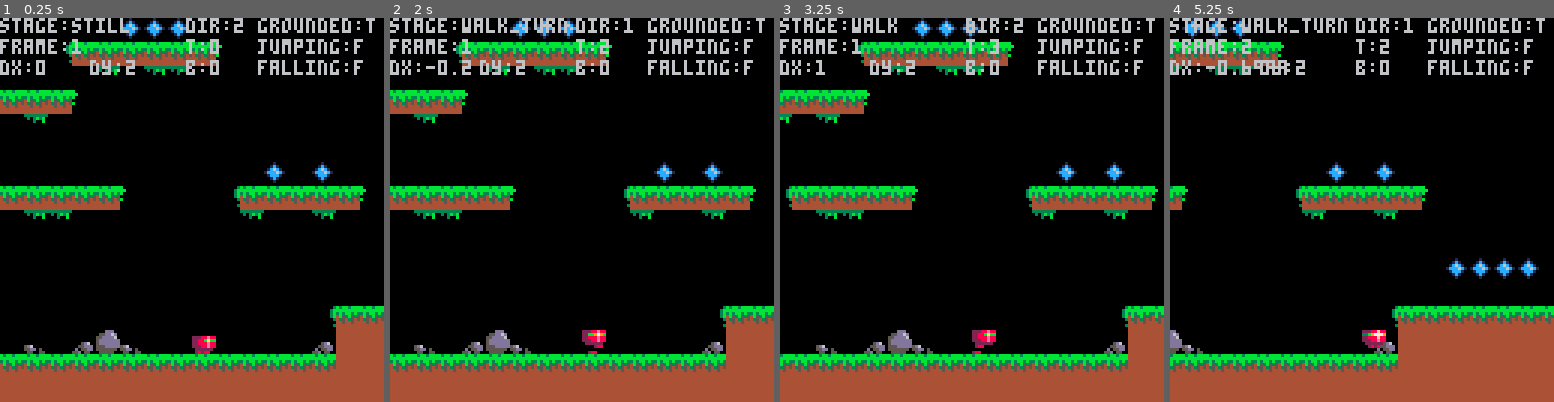
Above: before the commit, frames 1-4 (left to right).
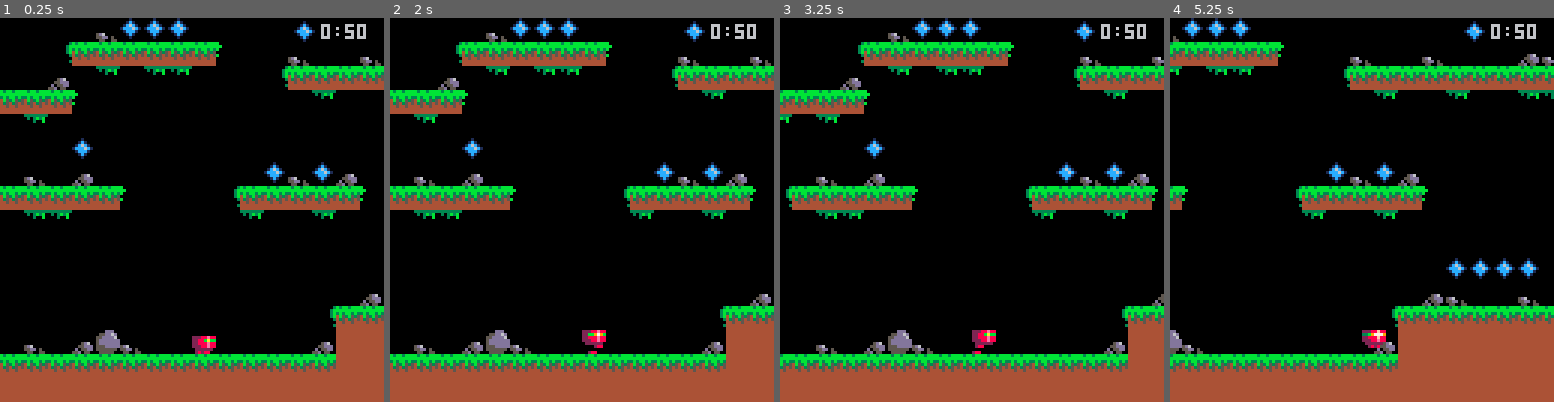
Above: after the commit, the same moments.

Repository: neilpopham/pico8
Game: PICO-8 cartridge tests/create_item.p8
The game is run twice, just before and just after one commit, with the same random seed, the same clock (stepped at 60 frames per second) and the same inputs.
Inputs:
- Up to frame 1 (0.25 s): no input
- Up to frame 2 (2 s): tap O (Z key) at 0.33, 0.7, 1.43 s; tap X (X key) at 1.07 s; hold Left from 1.97 s (still down)
- Up to frame 3 (3.25 s): tap X (X key) every 0.33 s from 2.07 to 3.07 s; tap O (Z key) at 2.22, 3.1 s; release Left at 2.37 s; hold Down 2.42-2.82 s; hold Right from 2.87 s (still down)
- Up to frame 4 (5.25 s): tap X (X key) every 0.33 s from 3.4 to 5.07 s; release Right at 3.53 s; hold Up 3.58-4.08 s; tap O (Z key) at 3.98, 4.87 s; hold Right 4.13-4.53 s; hold Down 4.58-5.08 s; hold Left from 5.13 s (still down)

The runs differ from the first frame. In frame 1, 6.1% of the frame differs, in the area x 0-100%, y 0-75%; in frame 2, 6.4%; in frame 3, 5.8%; in frame 4, 8.1%.

Commit message:
Finsihed map and gems

Diff:
--- a/tests/create_item.p8
+++ b/tests/create_item.p8
@@ -39,7 +39,8 @@
   grounded=false,
   jumping=false,
   sliding=false,
-  falling=false
+  falling=false,
+  invisible=false
  }
  i.anim={
   init=function(self,stage,face)
@@ -96,13 +97,13 @@
   self.is[state]=true
  end
  i.draw=function(self)
+  if self.is.invisible then return end
   sprite=self.animate(self)
   spr(sprite,self.x,self.y)
  end
  i.animate=function(self)
   local current=self.anim.current
   local stage=self.anim.stage[current.stage]
-  assert(stage~=nil,"stage is "..current.stage) -- ###################################
   local face=stage.face[current.face]
   if current.loop then
    current.tick=current.tick+1
@@ -312,24 +314,28 @@
  p.anim:add_stage("jump_fall",5,false,{2,3},{8,9},"fall")
  p.anim:init("still",dir.right)
 
+ gem_count=0
+ gem_total=0
  gems={}
  local x local y
  for x=0,63 do for y=0,31 do
   local s=mget(x,y)
   if s==62 then
+   gem_total=gem_total+1
    mset(x,y,0)
    local g=create_moveable_item(x*8,y*8,0,0)
    g.anim:add_stage("still",1,false,{62},{})
-   g.anim:add_stage("walk",1,false,{61},{})
    g.anim:init("still",dir.left)
    g.update=function(self)
-    assert(self.x>0, self.x..self.y)
-    if p.x>=self.x and p.x<=(self.x+7) and p.y>=self.y and p.y<=(self.y+7) then
-     assert(true, self.x..self.y)
-     g.anim.current:set("walk")
-    end
-   end
-   --table.insert(gems, g)
+    if self.is.invisible then return end
+    if p.x<self.x+7
+     and p.x+8>self.x
+     and p.y<self.y+7
+     and p.y+8>self.y then
+     self.is.invisible=true
+     gem_count=gem_count+1
+    end
+   end
    gems[#gems+1]=g
   end
  end end
@@ -365,7 +371,7 @@
  end
 
  -- dump fget data to an array format that can be used in tic-80 code
- d="" for s=0,127 do d=d..fget(s).."," end printh(d,"@clip")
+ --d="" for s=0,127 do d=d..fget(s).."," end printh(d,"@clip")
 end
 
 function _update60()
@@ -380,10 +386,13 @@
  map(0,0)
  --for _,enemy in pairs(enemies) do enemy:draw() end
  --for _,water in pairs(waters) do water:draw() end
+ for _,gem in pairs(gems) do gem:draw() end
  p:draw()
- for _,gem in pairs(gems) do gem:draw() end
  camera(0,0)
-
+ spr(62,98,1)
+ print(gem_count..":"..gem_total,107,2)
+
+--[[
  print("stage:"..p.anim.current.stage,0,0)
  print("dir:"..p.anim.current.face,62,0)
  print("frame:"..p.anim.current.frame,0,7)
@@ -393,6 +402,7 @@
  print("grounded:"..(p.is.grounded and "t" or "f"),86,0)
  print("jumping:"..(p.is.jumping and "t" or "f"),86,7)
  print("falling:"..(p.is.falling and "t" or "f"),86,14)
+]]
 end
 
 __gfx__
@@ -444,33 +454,33 @@
 __map__
 3737373737373737373737373737373737373737373737373737373737373737373737373737373737373737373737373737373737373737373737373737373700000000000000000000000000000000000000000000000000000000000000000000000000000000000000000000000000000000000000000000000000000000
 3700000000000000000000000000000000000000000000000000000000000000000000000000000000000000000000000000000000000000000000000000003700000000000000000000000000000000000000000000000000000000000000000000000000000000000000000000000000000000000000000000000000000000
-37003e0000000000000000000000003e00000000000000000000000000000000000000000000000000000000000000000000000000000000000000000000003700000000000000000000000000000000000000000000000000000000000000000000000000000000000000000000000000000000000000000000000000000000
-3730303200000000000000000000313030320000000000000000000000000000000000000000000000000000000000000000000000000000000000000000003700000000000000000000000000000000000000000000000000000000000000000000000000000000000000000000000000000000000000000000000000000000
-3733000000000000000000000000003300000000000000000000000000000000000000000000000000000000000000000000000000000000000000000000003700000000000000000000000000000000000000000000000000000000000000000000000000000000000000000000000000000000000000000000000000000000
-3700000000000000000000000000000000000000000000000000000000000000000000000000000000000000000000000000000000000000000000000000003700000000000000000000000000000000000000000000000000000000000000000000000000000000000000000000000000000000000000000000000000000000
-3700000000313030303030320000000000000000000000000000000000000000000000000000000000000000000000000000000000000000000000000000003700000000000000000000000000000000000000000000000000000000000000000000000000000000000000000000000000000000000000000000000000000000
-3700000000000033000033000031303030303200000000000000000000000000000000000000000000000000000000000000000000000000000000000000003700000000000000000000000000000000000000000000000000000000000000000000000000000000000000000000000000000000000000000000000000000000
-3731303030320000000000000000330033000000000000000000000000000000000000000000000000000000000000000000000000000000000000000000003700000000000000000000000000000000000000000000000000000000000000000000000000000000000000000000000000000000000000000000000000000000
-3700003300000000000000000000000000000000000000000000000000000000000000000000000000000000000000000000000000000000000000000000003700000000000000000000000000000000000000000000000000000000000000000000000000000000000000000000000000000000000000000000000000000000
-3700000000000000313030303030303030320000000000000000000000000000000000000000000000000000000000000000000000000000000000000000003700000000000000000000000000000000000000000000000000000000000000000000000000000000000000000000000000000000000000000000000000000000
-373e000000000000000033000033003333000000000000000000000000000000000000000000000000003030303200000000000000000000000000000000003700000000000000000000000000000000000000000000000000000000000000000000000000000000000000000000000000000000000000000000000000000000
-37000000000000000000000000000000000000000000000000000000000000000000000000000000000033000000000000000000000000000000000000003e3700000000000000000000000000000000000000000000000000000000000000000000000000000000000000000000000000000000000000000000000000000000
-373e000000000000000000000000000000000000000000000000000000000000000000000000000000000000000000000000003e00000000000031303030303700000000000000000000000000000000000000000000000000000000000000000000000000000000000000000000000000000000000000000000000000000000
+373a3e00000000003e0000000000003e0000000000000000003e0000000000000000000000000000000000000000000000000000000000000000000000003e3700000000000000000000000000000000000000000000000000000000000000000000000000000000000000000000000000000000000000000000000000000000
+37303032000000003e0000000000313030320000000000390000003a00000000000000003e00003e00003e00000000000000003e00000000000000000000003700000000000000000000000000000000000000000000000000000000000000000000000000000000000000000000000000000000000000000000000000000000
+373300000000000000000000000000330000000000313030303030303200000000000000000000000000000000000000003900003a3800000000000000393e3700000000000000000000000000000000000000000000000000000000000000000000000000000000000000000000000000000000000000000000000000000000
+3700000000003a0039000000000000000000000000000033000033000000000000390039383a3900393a3839000000313030303030303200000000313030303700000000000000000000000000000000000000000000000000000000000000000000000000000000000000000000000000000000000000000000000000000000
+3700000000313030303030320000003a3900000000003a000000000000000031303030303030303030303030303032000000330033330000000000003300333700000000000000000000000000000000000000000000000000000000000000000000000000000000000000000000000000000000000000000000000000000000
+3700003a0000003300003300003130303030320000313030320000000000000033000000330000003333000033000000000000393a003e00390000000000003700000000000000000000000000000000000000000000000000000000000000000000000000000000000000000000000000000000000000000000000000000000
+3731303030320000000000000000330033000000000000330000000000000000000000000000000000003e00000000003130303030303030303200000000003700000000000000000000000000000000000000000000000000000000000000000000000000000000000000000000000000000000000000000000000000000000
+37000033000000000000003e003a003900000000000000000000003e00003e00003e00000000000000000000000000000000330000330033000000000000003700000000000000000000000000000000000000000000000000000000000000000000000000000000000000000000000000000000000000000000000000000000
+3700000000000000313030303030303030320000000000003a3900003a0000003a0039000000000000393a00000000000000000000000000000000000000003700000000000000000000000000000000000000000000000000000000000000000000000000000000000000000000000000000000000000000000000000000000
+373e00000000000000003300003300333300003e003130303030303030303030303030303200003130303030303200000000000000000000000000000000003700000000000000000000000000000000000000000000000000000000000000000000000000000000000000000000000000000000000000000000000000000000
+370000000000000000000000000000000000000000000033000033000033330033003300000000000000330000003e0000000000000000000000003a39003e3700000000000000000000000000000000000000000000000000000000000000000000000000000000000000000000000000000000000000000000000000000000
+373e00000000000000003a0000000000003900000000000000000000000000000000000000000000000000000000000000003a3e39000000000031303030303700000000000000000000000000000000000000000000000000000000000000000000000000000000000000000000000000000000000000000000000000000000
 3730303200000000313030303200313030303032000000000000000000000000000000000000000000000000000000003130303030320000000000330000333700000000000000000000000000000000000000000000000000000000000000000000000000000000000000000000000000000000000000000000000000000000
-3700330000000000000000330000003300003300000000000000000000000000000000000000000000000000000000000000330000000000000000000000003700000000000000000000000000000000000000000000000000000000000000000000000000000000000000000000000000000000000000000000000000000000
-3700000000000000000000003e3e3e0000000000000000000000000000000000000000000000000000000000000000000000000000000000000000000000003700000000000000000000000000000000000000000000000000000000000000000000000000000000000000000000000000000000000000000000000000000000
-3700000000000000003130303030303032000000000000000000000000000000000000000000000000313030303030303030303030320000313030320000003700000000000000000000000000000000000000000000000000000000000000000000000000000000000000000000000000000000000000000000000000000000
-3700000000000000000000330033330000000000000000000000000000000000000000000000000000003300330033330000330033000000003300000000003700000000000000000000000000000000000000000000000000000000000000000000000000000000000000000000000000000000000000000000000000000000
-3700313030303030303032000000000000000000000000000000000000000000000000000000000000000000000000000000000000000000000000000000003700000000000000000000000000000000000000000000000000000000000000000000000000000000000000000000000000000000000000000000000000000000
-370000330033330033000000000000000000000000000000000000000000000000000000000000000000000000000000000000000000000000000000003e003700000000000000000000000000000000000000000000000000000000000000000000000000000000000000000000000000000000000000000000000000000000
-3700000000000000000000000000000000000000000000000000000000000000000000000000000000000000000000000000000000000000000031303030303700000000000000000000000000000000000000000000000000000000000000000000000000000000000000000000000000000000000000000000000000000000
-37003e0000000000000000000000000000003e003e0000000000000000000000000000000000000000000000000000003130303030320000000000330000333700000000000000000000000000000000000000000000000000000000000000000000000000000000000000000000000000000000000000000000000000000000
-3730303032003130303030303200000031303030303032000000003130303030320000000000000000003130303032000000003300000000000000000000003700000000000000000000000000000000000000000000000000000000000000000000000000000000000000000000000000000000000000000000000000000000
-373300330000000033330000000000000033000033000000000000000033330000000000003e3e3e00000033003300000000000000000000000000000000003700000000000000000000000000000000000000000000000000000000000000000000000000000000000000000000000000000000000000000000000000000000
+37003300003e00000000003300000033000033000000003e00003e00000000003e00003e0000000000000000000000000000330000000000000000000000003700000000000000000000000000000000000000000000000000000000000000000000000000000000000000000000000000000000000000000000000000000000
+3700000000000000000000393e3e3e00000000000000000000000000000000000039000000000000000000003900003a000039000000000000003a000000003700000000000000000000000000000000000000000000000000000000000000000000000000000000000000000000000000000000000000000000000000000000
+37000000000000000031303030303030320000390000390000003a3900003130303030303032003e00313030303030303030303030320000313030320000003700000000000000000000000000000000000000000000000000000000000000000000000000000000000000000000000000000000000000000000000000000000
+37000000393a0000003a00330033330000003130303030303030303030303200333300003300003900003300330033330000330033000000003300000000003700000000000000000000000000000000000000000000000000000000000000000000000000000000000000000000000000000000000000000000000000000000
+3700313030303030303032000000000000000000330000330000333300000000000000000031303030320000000000000000000000000000000000000000003700000000000000000000000000000000000000000000000000000000000000000000000000000000000000000000000000000000000000000000000000000000
+3700003300333300330000000000000000000000000000000000000000000000003e003e000000330000000000003e00000000000000000000000039003e003700000000000000000000000000000000000000000000000000000000000000000000000000000000000000000000000000000000000000000000000000000000
+370000000000000000003e00000000000000000000000000000000000000000000000000000000000000000000000000003a003900000000000031303030303700000000000000000000000000000000000000000000000000000000000000000000000000000000000000000000000000000000000000000000000000000000
+373a3e000000000039003a000000000000003e393e3a000000000000003a3900000000000000000000000000390000003130303030320000000000330000333700000000000000000000000000000000000000000000000000000000000000000000000000000000000000000000000000000000000000000000000000000000
+373030303200313030303030320000003130303030303200000000313030303032000000000000000000313030303200000000330000000000000000003e003700000000000000000000000000000000000000000000000000000000000000000000000000000000000000000000000000000000000000000000000000000000
+373300330000000033330000000000000033000033000000000000000033330000000000003e3e3e39000033003300000000000000393a00000000000000003700000000000000000000000000000000000000000000000000000000000000000000000000000000000000000000000000000000000000000000000000000000
 3700000000000000000000000000000000000000000000000000000000000000000000313030303030320000000000000000003130303030303200000000003700000000000000000000000000000000000000000000000000000000000000000000000000000000000000000000000000000000000000000000000000000000
-37000000000000000000000000000000000000000000003e3e3e3e0000000000000000000000330000000000000000000000000000330033330000000000003700000000000000000000000000000000000000000000000000000000000000000000000000000000000000000000000000000000000000000000000000000000
-370000003e000000000000000000000000000000000000000000000000000000000000000000000000000000000000313030303032000000000031303030303700000000000000000000000000000000000000000000000000000000000000000000000000000000000000000000000000000000000000000000000000000000
-3700313030303200000000000000000000000000313030303030303030323900000000000000000000000000000000003300330000000000000000000033333700000000000000000000000000000000000000000000000000000000000000000000000000000000000000000000000000000000000000000000000000000000
-370000003300000039003a3839000000000000003a3737373737373737303030323a3900380000000000000000000000000000000000003900000039003a383700000000000000000000000000000000000000000000000000000000000000000000000000000000000000000000000000000000000000000000000000000000
+37000000000000000000000000000000000000000000003e3e3e3e0000000000000000000000330000000000000000000000003900330033330000000000393700000000000000000000000000000000000000000000000000000000000000000000000000000000000000000000000000000000000000000000000000000000
+370000003e00000000000000000000000000000000003a390000390000000000000000000000000000000000000000313030303032000000000031303030303700000000000000000000000000000000000000000000000000000000000000000000000000000000000000000000000000000000000000000000000000000000
+370031303030320000000000000000000000000031303030303030303032390000000000000000000000000000000000330033000000003e000000000033333700000000000000000000000000000000000000000000000000000000000000000000000000000000000000000000000000000000000000000000000000000000
+370000003300000039003a3839000000000000003a3737373737373737303030323a3900383a3900003900003a003900000000003a00003900000039003a383700000000000000000000000000000000000000000000000000000000000000000000000000000000000000000000000000000000000000000000000000000000
 3730303030303030303030303030303030303030303737373737373737373737303030303030303030303030303030303030303030303030303030303030303700000000000000000000000000000000000000000000000000000000000000000000000000000000000000000000000000000000000000000000000000000000
 3737373737373737373737373737373737373737373737373737373737373737373737373737373737373737373737373737373737373737373737373737373700000000000000000000000000000000000000000000000000000000000000000000000000000000000000000000000000000000000000000000000000000000
Not shown, added: tests/tic80.sh
